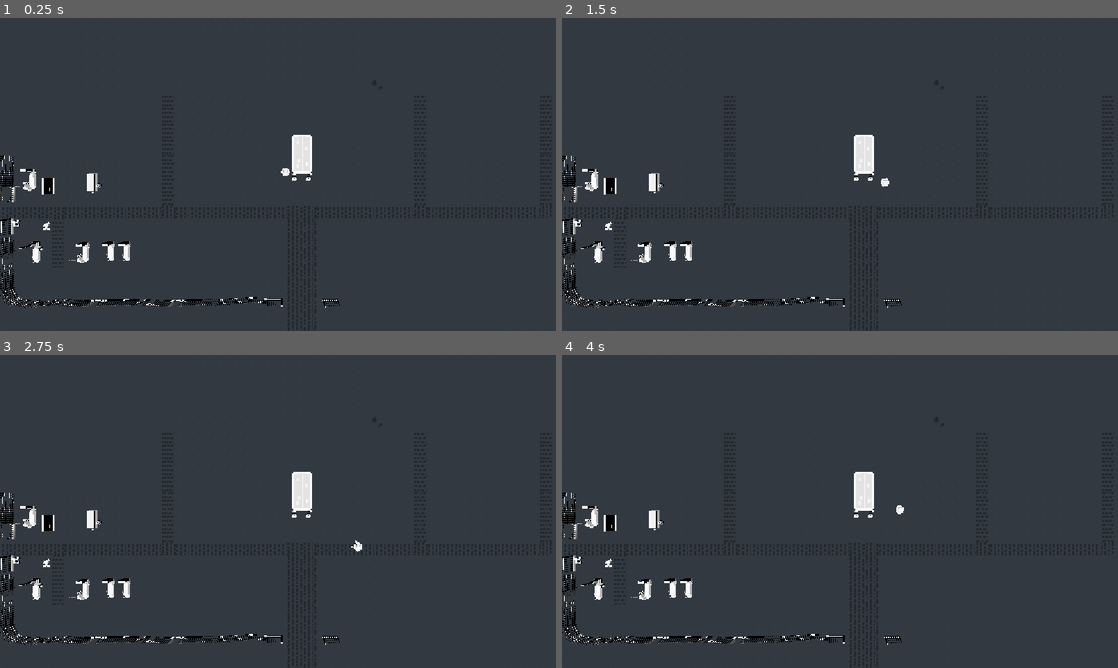
Above: before the commit, frames 1-4 (two rows, left to right).
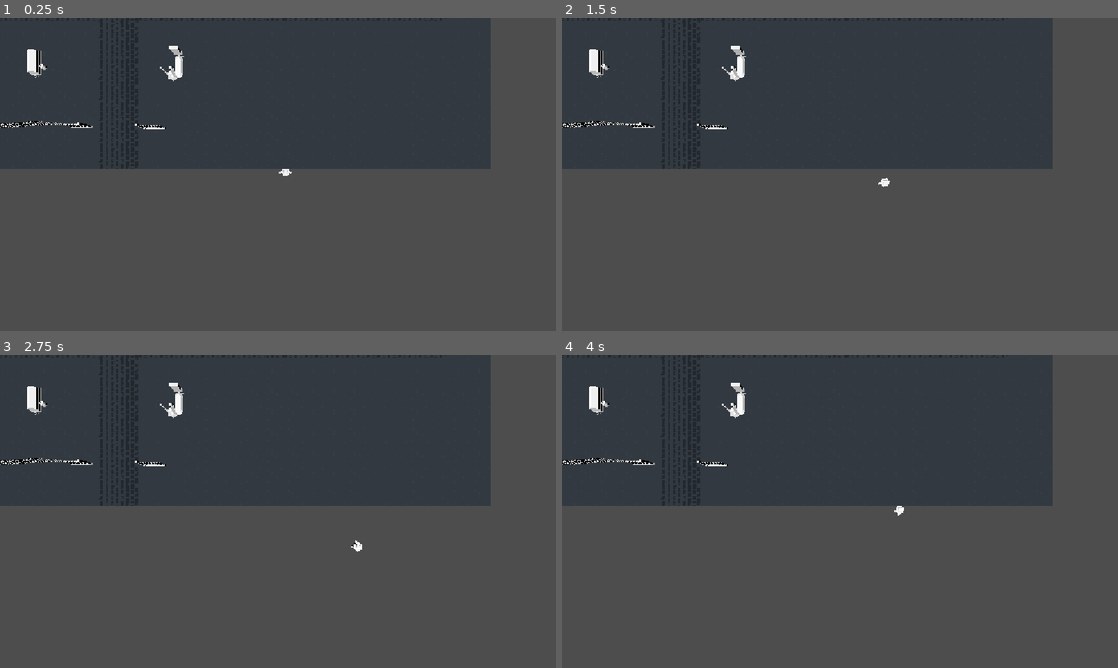
Above: after the commit, the same moments.

Repository: Hammster/GameJam-Oct-2026
Game: Godot game, scene res://Game.tscn
Two runs of this game, one before a commit and one after it. Both use one fixed random seed, a clock stepped at 60 frames per second and the inputs below.
Inputs:
- Up to frame 1 (0.25 s): no input
- Up to frame 2 (1.5 s): tap Enter at 0.5 s; hold D (move_right) 0.53-1.28 s; hold S (move_back) from 1.28 s (still down)
- Up to frame 3 (2.75 s): tap Space at 2 s; release S (move_back) at 2.03 s; hold D (move_right) from 2.03 s (still down)
- Up to frame 4 (4 s): release D (move_right) at 2.78 s; hold W (move_forward) 2.78-3.53 s; hold A (move_left) from 3.53 s (still down)

The runs differ from the first frame. In frame 1, 57% of the frame differs, in the area x 0-100%, y 0-100%; in frame 2, 57%; in frame 3, 57%; in frame 4, 57%.

Commit message:
WIP: graveyard scene

Diff:
--- a/Graveyard.tscn
+++ b/Graveyard.tscn
@@ -12,15 +12,19 @@
 [ext_resource type="PackedScene" uid="uid://b41jyplfk65uj" path="res://Grave_5.tscn" id="10_8ieq5"]
 [ext_resource type="PackedScene" uid="uid://yfmlkwsw0s0o" path="res://Assets/debris-wood.fbx" id="11_os2k2"]
 [ext_resource type="PackedScene" uid="uid://b41mqxpxq3huw" path="res://Assets/debris.fbx" id="12_6i5qi"]
-[ext_resource type="PackedScene" uid="uid://b6egyddr7lfyn" path="res://Assets/brick-wall.fbx" id="13_n5ojv"]
+[ext_resource type="PackedScene" uid="uid://cj4gka2w226uv" path="res://Assets/trunk.fbx" id="13_os2k2"]
+[ext_resource type="PackedScene" uid="uid://bmfwuso3ke3ld" path="res://Assets/pine-crooked.fbx" id="14_6i5qi"]
 
 [node name="Graveyard" type="Node3D" unique_id=1040692397]
 
 [node name="AuxScene" parent="." unique_id=1932068332 instance=ExtResource("1_b58pn")]
-transform = Transform3D(1, 0, 0, 0, 1, 0, 0, 0, 1, 0.122154236, -0.002711773, -0.012003183)
+transform = Transform3D(1, 0, 0, 0, 1, 0, 0, 0, 1, -9.080107, 3.5678983, -10.195398)
 
 [node name="iron-fence-curve" parent="AuxScene" unique_id=11159713 instance=ExtResource("4_nung2")]
 transform = Transform3D(0.026683815, 0, 0.9996439, 0, 1, 0, -0.9996439, 0, 0.026683815, -16.824112, 9.536743e-07, 7.5630245)
+
+[node name="iron-fence-curve2" parent="AuxScene" unique_id=1556114361 instance=ExtResource("4_nung2")]
+transform = Transform3D(0.9998246, 0, 0.01872871, 0, 1, 0, -0.01872871, 0, 0.9998246, -16.80616, 9.536743e-07, -7.7060404)
 
 [node name="iron-fence" parent="AuxScene" unique_id=550066610 instance=ExtResource("5_t00lh")]
 transform = Transform3D(0.9961442, 0, -0.08773118, 0, 1, 0, 0.08773118, 0, 0.9961442, -15.83851, 0, 8.519047)
@@ -31,8 +35,11 @@
 [node name="iron-fence-damaged3" parent="AuxScene" unique_id=1192912414 instance=ExtResource("6_8ieq5")]
 transform = Transform3D(0.04127577, 0, 0.9991478, 0, 1, 0, -0.9991478, 0, 0.04127577, -16.823212, 9.536743e-07, 5.5220766)
 
+[node name="iron-fence-damaged5" parent="AuxScene" unique_id=697454132 instance=ExtResource("6_8ieq5")]
+transform = Transform3D(0.04127577, 0, 0.9991478, 0, 1, 0, -0.9991478, 0, 0.04127577, -16.80466, 9.536743e-07, -2.664114)
+
 [node name="iron-fence2" parent="AuxScene" unique_id=1838358865 instance=ExtResource("5_t00lh")]
-transform = Transform3D(0.995925, 0, -0.09018545, 0, 1, 0, 0.09018545, 0, 0.995925, -13.830911, -0.0837574, 8.460426)
+transform = Transform3D(0.995925, 0, -0.09018545, 0, 1, 0, 0.09018545, 0, 0.995925, -13.830911, 0.0011637211, 8.460426)
 
 [node name="iron-fence4" parent="AuxScene" unique_id=1331057546 instance=ExtResource("5_t00lh")]
 transform = Transform3D(0.9998026, 0, 0.019869246, 0, 1, 0, -0.019869246, 0, 0.9998026, -12.784282, 0, 8.495374)
@@ -41,13 +48,37 @@
 transform = Transform3D(1, 0, 0, 0, 1, 0, 0, 0, 1, -11.76974, 0, 8.473812)
 
 [node name="iron-fence5" parent="AuxScene" unique_id=1711767608 instance=ExtResource("5_t00lh")]
-transform = Transform3D(1, 0, 0, 0, 1, 0, 0, 0, 1, -10.776685, -0.0837574, 8.460426)
+transform = Transform3D(1, 0, 0, 0, 1, 0, 0, 0, 1, -10.776685, 0.015801907, 8.460426)
+
+[node name="iron-fence21" parent="AuxScene" unique_id=544428512 instance=ExtResource("5_t00lh")]
+transform = Transform3D(0.995925, 0, -0.09018545, 0, 1, 0, 0.09018545, 0, 0.995925, -15.852782, -0.008442521, -7.6762686)
+
+[node name="iron-fence22" parent="AuxScene" unique_id=590535329 instance=ExtResource("5_t00lh")]
+transform = Transform3D(0.9999779, 0.0042515965, 0.005102, -0.0041786195, 0.99988997, -0.014232401, -0.005161954, 0.014210771, 0.9998857, -14.806153, 0, -7.659753)
+
+[node name="iron-fence-damaged7" parent="AuxScene" unique_id=498301572 instance=ExtResource("6_8ieq5")]
+transform = Transform3D(1, 0, 0, 0, 1, 0, 0, 0, 1, -13.791612, 0, -7.6813145)
+
+[node name="iron-fence23" parent="AuxScene" unique_id=465781264 instance=ExtResource("5_t00lh")]
+transform = Transform3D(1, 0, 0, 0, 1, 0, 0, 0, 1, -12.798556, 0.0050723553, -7.6947002)
+
+[node name="iron-fence24" parent="AuxScene" unique_id=1838977662 instance=ExtResource("5_t00lh")]
+transform = Transform3D(0.995925, 0, -0.09018545, 0, 1, 0, 0.09018545, 0, 0.995925, -11.98598, 0.0050723553, -7.704397)
+
+[node name="iron-fence25" parent="AuxScene" unique_id=2146849848 instance=ExtResource("5_t00lh")]
+transform = Transform3D(0.9998026, 0, 0.019869246, 0, 1, 0, -0.019869246, 0, 0.9998026, -10.939351, 0, -7.66945)
+
+[node name="iron-fence-damaged8" parent="AuxScene" unique_id=1633016071 instance=ExtResource("6_8ieq5")]
+transform = Transform3D(1, 0, 0, 0, 1, 0, 0, 0, 1, -9.924809, 0, -7.6910114)
+
+[node name="iron-fence26" parent="AuxScene" unique_id=508647740 instance=ExtResource("5_t00lh")]
+transform = Transform3D(1, 0, 0, 0, 1, 0, 0, 0, 1, -8.850678, -0.029421687, -7.569458)
 
 [node name="iron-fence6" parent="AuxScene" unique_id=1450163813 instance=ExtResource("5_t00lh")]
-transform = Transform3D(0.99996495, 0, -0.008371398, 0, 1, 0, 0.008371398, 0, 0.99996495, -9.7499895, -0.0837574, 8.460426)
+transform = Transform3D(0.99996495, 0, -0.008371398, 0, 1, 0, 0.008371398, 0, 0.99996495, -9.7499895, 0.015801907, 8.460426)
 
 [node name="iron-fence9" parent="AuxScene" unique_id=438179106 instance=ExtResource("5_t00lh")]
-transform = Transform3D(0.995925, 0, -0.09018545, 0, 1, 0, 0.09018545, 0, 0.995925, -8.813853, -0.0837574, 8.460426)
+transform = Transform3D(0.995925, 0, -0.09018545, 0, 1, 0, 0.09018545, 0, 0.995925, -8.813853, 0.015801907, 8.460426)
 
 [node name="iron-fence10" parent="AuxScene" unique_id=1682134535 instance=ExtResource("5_t00lh")]
 transform = Transform3D(0.9998026, 0, 0.019869246, 0, 1, 0, -0.019869246, 0, 0.9998026, -7.767225, 0, 8.495374)
@@ -56,19 +87,19 @@
 transform = Transform3D(1, 0, 0, 0, 1, 0, 0, 0, 1, -6.7526836, 0, 8.473812)
 
 [node name="iron-fence11" parent="AuxScene" unique_id=327994981 instance=ExtResource("5_t00lh")]
-transform = Transform3D(1, 0, 0, 0, 1, 0, 0, 0, 1, -5.7596283, -0.0837574, 8.460426)
+transform = Transform3D(1, 0, 0, 0, 1, 0, 0, 0, 1, -5.7596283, 0.0037726164, 8.462169)
 
 [node name="iron-fence12" parent="AuxScene" unique_id=952361921 instance=ExtResource("5_t00lh")]
-transform = Transform3D(0.9999959, 0, 0.0028757155, 0, 1, 0, -0.0028757155, 0, 0.9999959, -4.732933, -0.0837574, 8.48008)
+transform = Transform3D(0.9999959, 0, 0.0028757155, 0, 1, 0, -0.0028757155, 0, 0.9999959, -4.732933, 0.00021731853, 8.48008)
 
 [node name="iron-fence13" parent="AuxScene" unique_id=1314927297 instance=ExtResource("5_t00lh")]
-transform = Transform3D(0.9976649, 0, -0.0682986, 0, 1, 0, 0.0682986, 0, 0.9976649, -1.7329245, -0.06845856, 8.348461)
+transform = Transform3D(0.9976649, 0, -0.0682986, 0, 1, 0, 0.0682986, 0, 0.9976649, -1.7329245, 0.019661665, 8.3502035)
 
 [node name="iron-fence14" parent="AuxScene" unique_id=1687666247 instance=ExtResource("5_t00lh")]
-transform = Transform3D(0.99736524, 0, 0.072544366, 0, 1, 0, -0.072544366, 0, 0.99736524, -2.6915445, -0.06845856, 8.348461)
+transform = Transform3D(0.99736524, 0, 0.072544366, 0, 1, 0, -0.072544366, 0, 0.99736524, -2.6915445, 0.015516162, 8.348461)
 
 [node name="iron-fence15" parent="AuxScene" unique_id=789502967 instance=ExtResource("5_t00lh")]
-transform = Transform3D(0.9970322, 0, 0.07698478, 0, 1, 0, -0.07698478, 0, 0.9970322, -3.7087946, -0.06845808, 8.414238)
+transform = Transform3D(0.9970322, 0, 0.07698478, 0, 1, 0, -0.07698478, 0, 0.9970322, -3.7087946, 0.022986531, 8.41598)
 
 [node name="iron-fence3" parent="AuxScene" unique_id=1085703644 instance=ExtResource("5_t00lh")]
 transform = Transform3D(-0.03706719, 0, 0.99931276, 0, 1, 0, -0.99931276, 0, -0.03706719, -16.81551, 0, 6.524332)
@@ -80,46 +111,73 @@
 transform = Transform3D(-0.03706719, 0, 0.99931276, 0, 1, 0, -0.99931276, 0, -0.03706719, -16.81551, 0, 0.30642247)
 
 [node name="iron-fence16" parent="AuxScene" unique_id=1714839379 instance=ExtResource("5_t00lh")]
-transform = Transform3D(-0.03706719, 0, 0.99931276, 0, 1, 0, -0.99931276, 0, -0.03706719, -16.81551, 0, -0.5824373)
+transform = Transform3D(0.05216562, 0, 0.99863845, 0, 1, 0, -0.99863845, 0, 0.05216562, -16.81551, 0, -0.6636325)
+
+[node name="iron-fence17" parent="AuxScene" unique_id=1607100247 instance=ExtResource("5_t00lh")]
+transform = Transform3D(-0.013035949, 0, 0.99991506, 0, 1, 0, -0.99991506, 0, -0.013035949, -16.793102, 0, -1.7021985)
+
+[node name="iron-fence-damaged6" parent="AuxScene" unique_id=860606411 instance=ExtResource("6_8ieq5")]
+transform = Transform3D(0.04127577, 0, 0.9991478, 0, 1, 0, -0.9991478, 0, 0.04127577, -16.80466, 9.536743e-07, -6.667474)
+
+[node name="iron-fence18" parent="AuxScene" unique_id=1615673443 instance=ExtResource("5_t00lh")]
+transform = Transform3D(-0.03706719, 0, 0.99931276, 0, 1, 0, -0.99931276, 0, -0.03706719, -16.81551, 0, -3.6969373)
+
+[node name="iron-fence19" parent="AuxScene" unique_id=1950653716 instance=ExtResource("5_t00lh")]
+transform = Transform3D(0.05216562, 0, 0.99863845, 0, 1, 0, -0.99863845, 0, 0.05216562, -16.81551, 0, -4.666992)
+
+[node name="iron-fence20" parent="AuxScene" unique_id=1640688217 instance=ExtResource("5_t00lh")]
+transform = Transform3D(-0.013035949, 0, 0.99991506, 0, 1, 0, -0.99991506, 0, -0.013035949, -16.793102, 0, -5.705559)
 
 [node name="iron-fence-border-column" parent="AuxScene" unique_id=985004364 instance=ExtResource("5_172wu")]
 transform = Transform3D(1, 0, 0, 0, 1, 0, 0, 0, 1, -0.7031591, 0, 8.428334)
 
 [node name="iron-fence-border-column3" parent="AuxScene" unique_id=1310899410 instance=ExtResource("5_172wu")]
-transform = Transform3D(-0.010709494, 0, 0.9999427, 0, 1, 0, -0.9999427, 0, -0.010709494, -16.872532, 4.7683716e-07, 3.330577)
+transform = Transform3D(-0.010709494, 0, 0.9999427, 0, 1, 0, -0.9999427, 0, -0.010709494, -16.872532, 4.7683716e-07, 3.4413347)
 
 [node name="iron-fence-border-column4" parent="AuxScene" unique_id=270699027 instance=ExtResource("5_172wu")]
-transform = Transform3D(-0.06357248, 0, -0.9979774, 0, 1, 0, 0.9979774, 0, -0.06357248, -17.699715, 4.7683716e-07, 1.3236108)
+transform = Transform3D(-0.06357248, 0, -0.9979774, 0, 1, 0, 0.9979774, 0, -0.06357248, -17.7613, 4.7683716e-07, 1.3236108)
 
 [node name="iron-fence-border-column2" parent="AuxScene" unique_id=1405853434 instance=ExtResource("5_172wu")]
 transform = Transform3D(-0.9999397, 0, -0.010985718, 0, 1, 0, 0.010985718, 0, -0.9999397, 2.7936757, 0, 7.5848637)
 
 [node name="Node3D" parent="AuxScene" unique_id=1454846586 instance=ExtResource("6_cjae6")]
-transform = Transform3D(1, 0, 0, 0, 1, 0, 0, 0, 1, -15.879444, -4.7683716e-07, 5.0977335)
+transform = Transform3D(1, 0, 0, 0, 1, 0, 0, 0, 1, -16.137072, -4.7683716e-07, 5.0977335)
 
 [node name="Node3D2" parent="AuxScene" unique_id=1072423849 instance=ExtResource("7_ytjh1")]
 transform = Transform3D(1, 0, 0, 0, 1, 0, 0, 0, 1, -12.729744, 0, 5.065177)
 
+[node name="Node3D9" parent="AuxScene" unique_id=1777201276 instance=ExtResource("7_ytjh1")]
+transform = Transform3D(1, 0, 0, 0, 1, 0, 0, 0, 1, 3.8669662, 0, 5.065177)
+
 [node name="Node3D3" parent="AuxScene" unique_id=2095993291 instance=ExtResource("8_nndg0")]
 transform = Transform3D(1, 0, 0, 0, 1, 0, 0, 0, 1, -12.213564, -4.7683716e-07, 0.44061208)
+
+[node name="Node3D8" parent="AuxScene" unique_id=1614111133 instance=ExtResource("8_nndg0")]
+transform = Transform3D(1, 0, 0, 0, 1, 0, 0, 0, 1, -2.9461746, -4.7683716e-07, 4.7808533)
 
 [node name="Node3D4" parent="AuxScene" unique_id=569376212 instance=ExtResource("7_ytjh1")]
 transform = Transform3D(0.9989314, 0, 0.04621749, 0, 1, 0, -0.04621749, 0, 0.9989314, -16.105413, 0, 0.46390176)
 
-[node name="Node3D" parent="." unique_id=1633184306 instance=ExtResource("9_ytjh1")]
-transform = Transform3D(1, 0, 0, 0, 1, 0, 0, 0, 1, 0.96294355, 0.64488935, -1.0818253)
+[node name="Node3D5" parent="AuxScene" unique_id=1633184306 instance=ExtResource("9_ytjh1")]
+transform = Transform3D(1, 0, 0, 0, 1, 0, 0, 0, 1, 0.8407893, 0.5244589, -1.0698221)
 
-[node name="Node3D2" parent="." unique_id=382707308 instance=ExtResource("10_8ieq5")]
-transform = Transform3D(1, 0, 0, 0, 1, 0, 0, 0, 1, -11, 0, 5)
+[node name="Node3D6" parent="AuxScene" unique_id=382707308 instance=ExtResource("10_8ieq5")]
+transform = Transform3D(1, 0, 0, 0, 1, 0, 0, 0, 1, -11.122154, 0.002711773, 5.012003)
 
-[node name="Node3D3" parent="." unique_id=1792789504 instance=ExtResource("10_8ieq5")]
-transform = Transform3D(1, 0, 0, 0, 1, 0, 0, 0, 1, -10, 0, 5)
+[node name="Node3D7" parent="AuxScene" unique_id=1792789504 instance=ExtResource("10_8ieq5")]
+transform = Transform3D(1, 0, 0, 0, 1, 0, 0, 0, 1, -10.122154, 0.002711773, 5.012003)
 
-[node name="debris-wood" parent="." unique_id=1514697551 instance=ExtResource("11_os2k2")]
-transform = Transform3D(1, 0, 0, 0, 1, 0, 0, 0, 1, -15.056524, 4.7683716e-07, 3.3450828)
+[node name="debris-wood" parent="AuxScene" unique_id=1514697551 instance=ExtResource("11_os2k2")]
+transform = Transform3D(1, 0, 0, 0, 1, 0, 0, 0, 1, -15.1786785, 0.0027122498, 3.357086)
 
-[node name="debris" parent="." unique_id=941905209 instance=ExtResource("12_6i5qi")]
-transform = Transform3D(1, 0, 0, 0, 1, 0, 0, 0, 1, -16.933851, 0, 3.181222)
+[node name="debris" parent="AuxScene" unique_id=941905209 instance=ExtResource("12_6i5qi")]
+transform = Transform3D(1, 0, 0, 0, 1, 0, 0, 0, 1, -17.056005, 0.002711773, 3.1932251)
 
-[node name="brick-wall" parent="." unique_id=253342937 instance=ExtResource("13_n5ojv")]
-transform = Transform3D(-0.0055445586, 0, 0.9999846, 0, 1, 0, -0.9999846, 0, -0.0055445586, -14.192739, -4.7683716e-07, 0.7781277)
+[node name="trunk" parent="AuxScene" unique_id=748163953 instance=ExtResource("13_os2k2")]
+transform = Transform3D(1, 0, 0, 0, 1, 0, 0, 0, 1, -17.817781, 0.002711773, 0.69800156)
+
+[node name="pine-crooked" parent="AuxScene" unique_id=1656551568 instance=ExtResource("14_6i5qi")]
+transform = Transform3D(1, 0, 0, 0, 1, 0, 0, 0, 1, -12.048329, 0.002711773, -0.9269997)
+
+[node name="pine-crooked2" parent="AuxScene" unique_id=2015992184 instance=ExtResource("14_6i5qi")]
+transform = Transform3D(1, 0, 0, 0, 1, 0, 0, 0, 1, -0.13155365, 0.49981737, -3.1506557)
